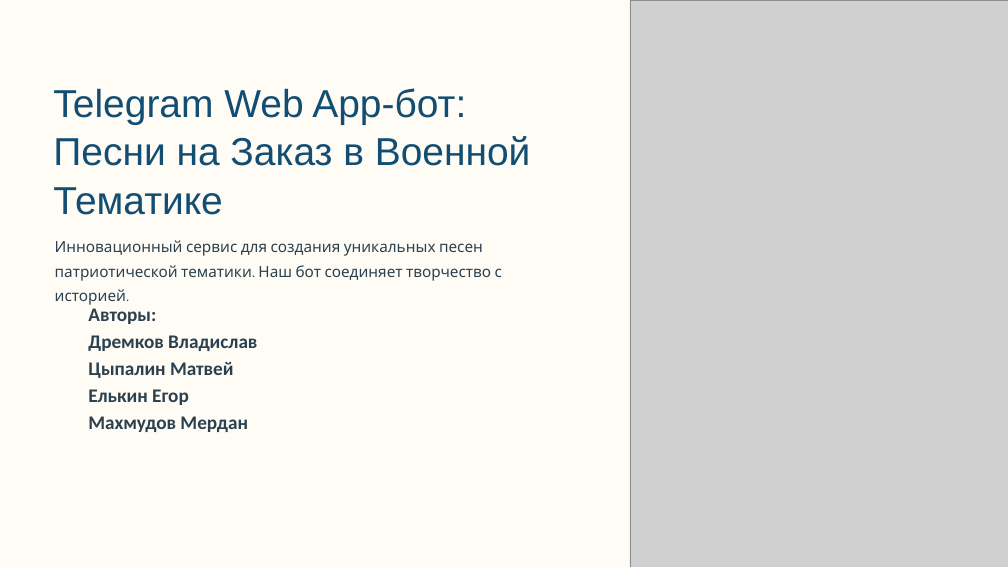
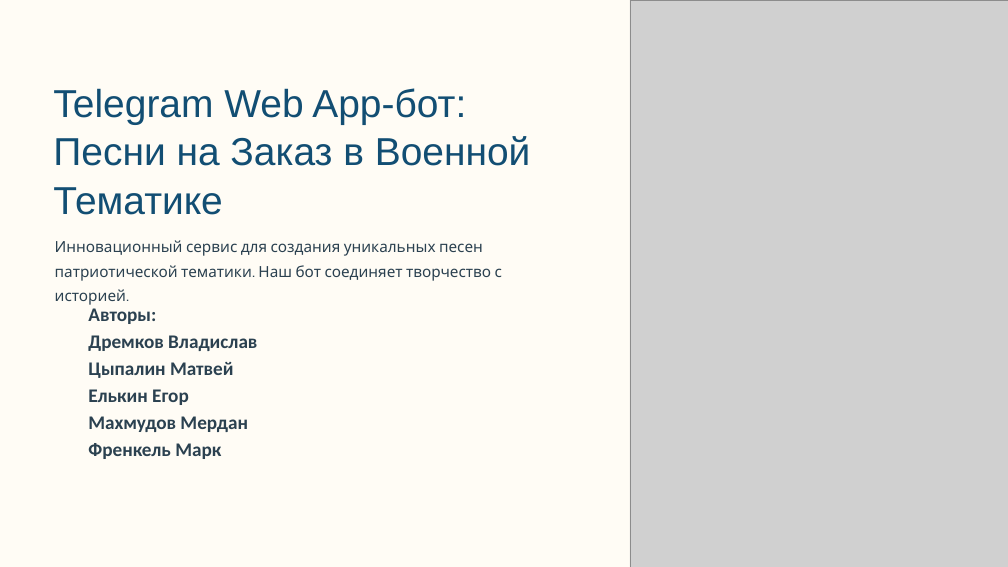
Before and after one commit to wingrove210/Theory_of_StartUP, a slide deck: slide 1 of Telegram-Web-App-bot-Pesni-na-Zakaz-v-Voennoj-Tematike.pptx. Drawn at 1008x567 pixels with LibreOffice and Linux fonts; fonts in the diff are those of the drawing; grey boxes stand for pictures; background and template pictures are left out. Boxes give left, top, right and bottom in pixels: in the first picture for what was removed or moved away, otherwise in the second. Text is boxed around its words. In the diff, an @@ line names an element or a change of style, - is before the commit and + after.

```diff
--- a/Telegram-Web-App-bot-Pesni-na-Zakaz-v-Voennoj-Tematike.pptx
+++ b/Telegram-Web-App-bot-Pesni-na-Zakaz-v-Voennoj-Tematike.pptx
@@ text at (88, 443, 221, 459): paragraph added @@
+Френкель Марк
```
